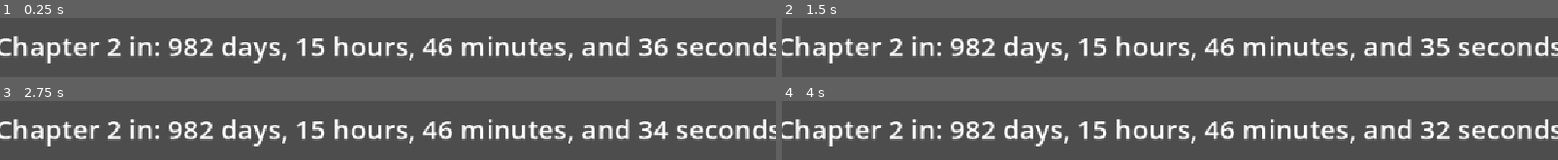
Above: before the commit, frames 1-4 (two rows, left to right).
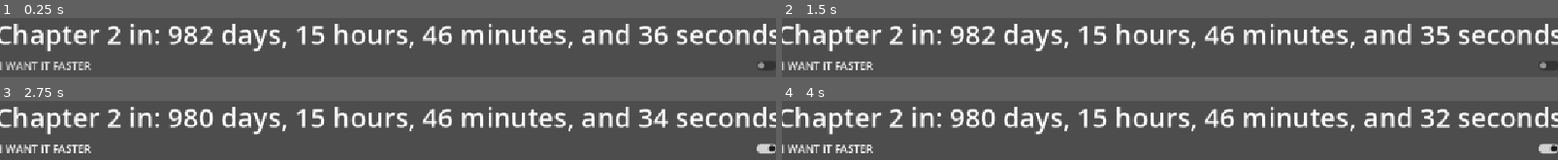
Above: after the commit, the same moments.

Repository: Jagdoggo/Chapter-2-Countdown
Game: Godot game, scene res://menu.tscn
Same seed, same stepped clock (60 frames per second), same inputs: the game is played once before the commit and once after it.
Inputs (mouse positions are in pixels of both pictures, inside the frame that each line leads up to):
- Up to frame 1 (0.25 s): no input
- Up to frame 2 (1.5 s): click (1170, 65) at 0.5 s, where only the run after the commit has a clickable "I WANT IT FASTER"; click (1170, 65) at 1.25 s, where only the run after the commit has a clickable "I WANT IT FASTER"
- Up to frame 3 (2.75 s): click (388, 148) at 2 s, where only the run after the commit has a clickable "I WANT IT FASTER"
- Up to frame 4 (4 s): tap Enter at 2.75 s; tap Space at 3.5 s

The runs differ from the first frame. In frame 1, 25% of the frame differs, in the area x 0-100%, y 9-89%; in frame 2, 25%; in frame 3, 25%, in the area x 0-100%, y 9-91%; in frame 4, 25%.

Commit message:
Faster mode added

Diff:
--- a/menu.gd
+++ b/menu.gd
@@ -1,4 +1,6 @@
 extends Control
+
+@onready var sooner: CheckButton = $VBoxContainer/Sooner
 
 var last_days : int = -INF
 
@@ -12,6 +14,8 @@
 		"minute": 0,
 		"second": 0
 	}
+	if sooner.button_pressed:
+		target["day"] = 22
 	var target_unix = Time.get_unix_time_from_datetime_dict(target)
 	var current_unix = Time.get_unix_time_from_system()
 	var difference = target_unix - current_unix
--- a/menu.tscn
+++ b/menu.tscn
@@ -32,6 +32,10 @@
 horizontal_alignment = 1
 vertical_alignment = 1
 
+[node name="Sooner" type="CheckButton" parent="VBoxContainer" unique_id=755919807]
+layout_mode = 2
+text = "I WANT IT FASTER"
+
 [node name="BoxContainer" type="GridContainer" parent="VBoxContainer" unique_id=1004332268]
 custom_maximum_size = Vector2(1152, -1)
 layout_mode = 2
--- a/project.godot
+++ b/project.godot
@@ -12,7 +12,7 @@
 
 config/name="Chapter 2 Countdown"
 run/main_scene="res://menu.tscn"
-config/features=PackedStringArray("4.6", "GL Compatibility")
+config/features=PackedStringArray("4.7", "GL Compatibility")
 config/icon="res://icon.svg"
 
 [display]
Not shown, changed: Exports/Chapter 2 Countdown.apk
Not shown, changed: Exports/Chapter 2 Countdown.apk.idsig
Not shown, changed: Exports/Chapter 2 Countdown.console.exe
Not shown, changed: Exports/Chapter 2 Countdown.exe
Not shown, changed: Exports/Chapter 2 Countdown.x86_64
Not shown, changed: docs/index.html
Not shown, changed: docs/index.js
Not shown, changed: docs/index.pck
Not shown, changed: docs/index.wasm
